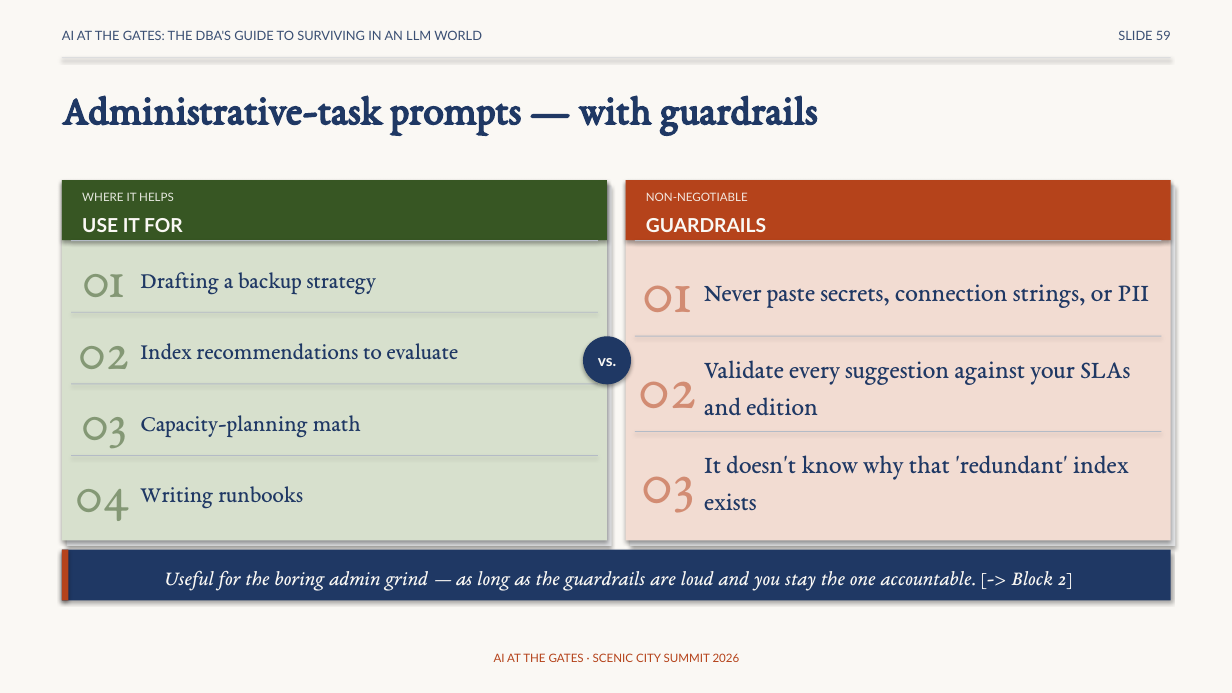
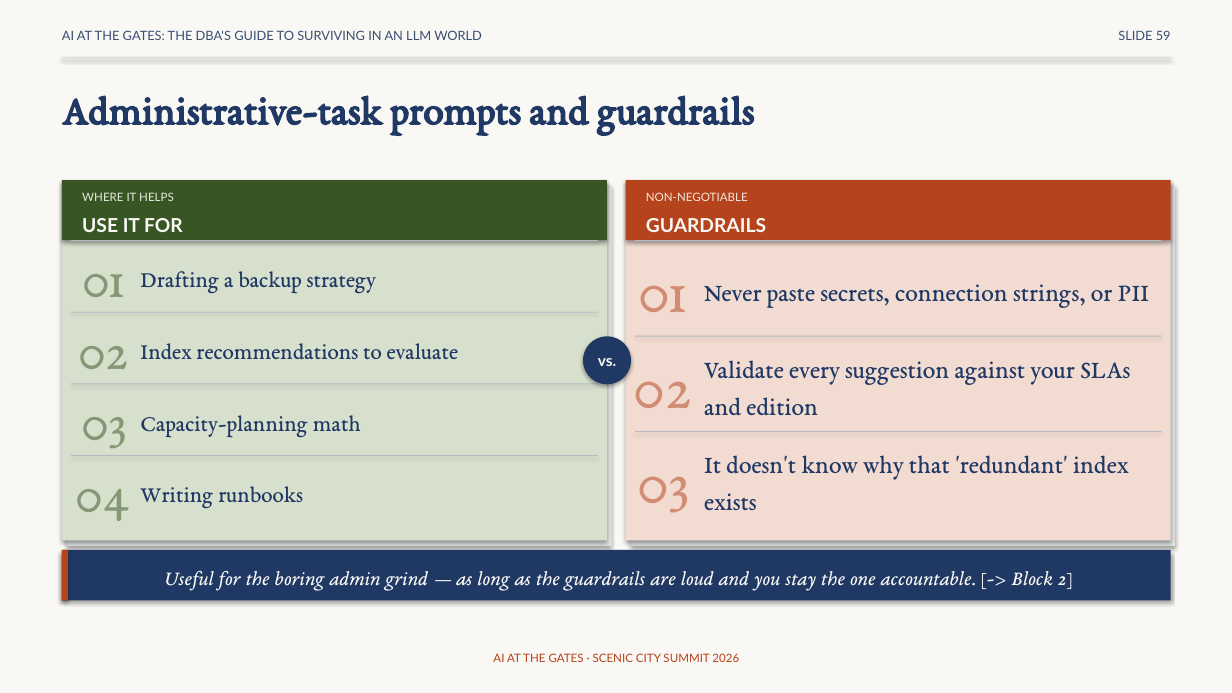
Before and after one commit to feaselkl/AI-at-the-Gates, a slide deck: slide 59 of slides/scenic-city-aigates-precon.pptx. Drawn at 1232x693 pixels with LibreOffice and Linux fonts; fonts in the diff are those of the drawing. Boxes give left, top, right and bottom in pixels: in the first picture for what was removed or moved away, otherwise in the second. Text is boxed around its words. In the diff, an @@ line names an element or a change of style, - is before the commit and + after.

```diff
--- a/slides/scenic-city-aigates-precon.pptx
+++ b/slides/scenic-city-aigates-precon.pptx
@@ text at [62,95,754,135]: text changed @@
-Administrative-task prompts — with guardrails
+Administrative-task prompts and guardrails
@@ text "01": place and size @@
-text "01" at [643,285,691,312]
+text "01" at [638,285,686,312]
@@ text "02": place and size @@
-text "02" at [639,381,696,408]
+text "02" at [634,381,691,408]
@@ text "03": place and size @@
-text "03" at [642,476,693,513]
+text "03" at [637,476,688,513]
```
Also in this commit, not shown: 109 other slides changed, 1 slide added, 1 slide removed.
